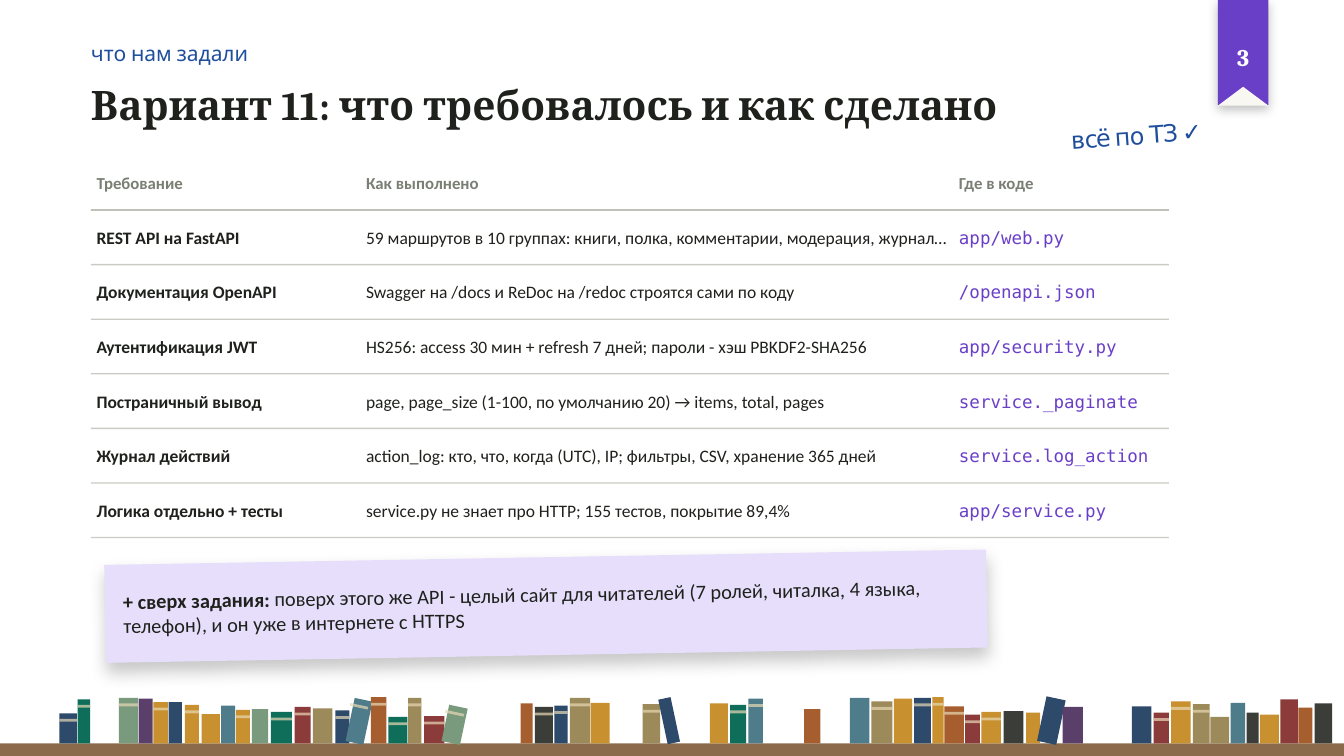
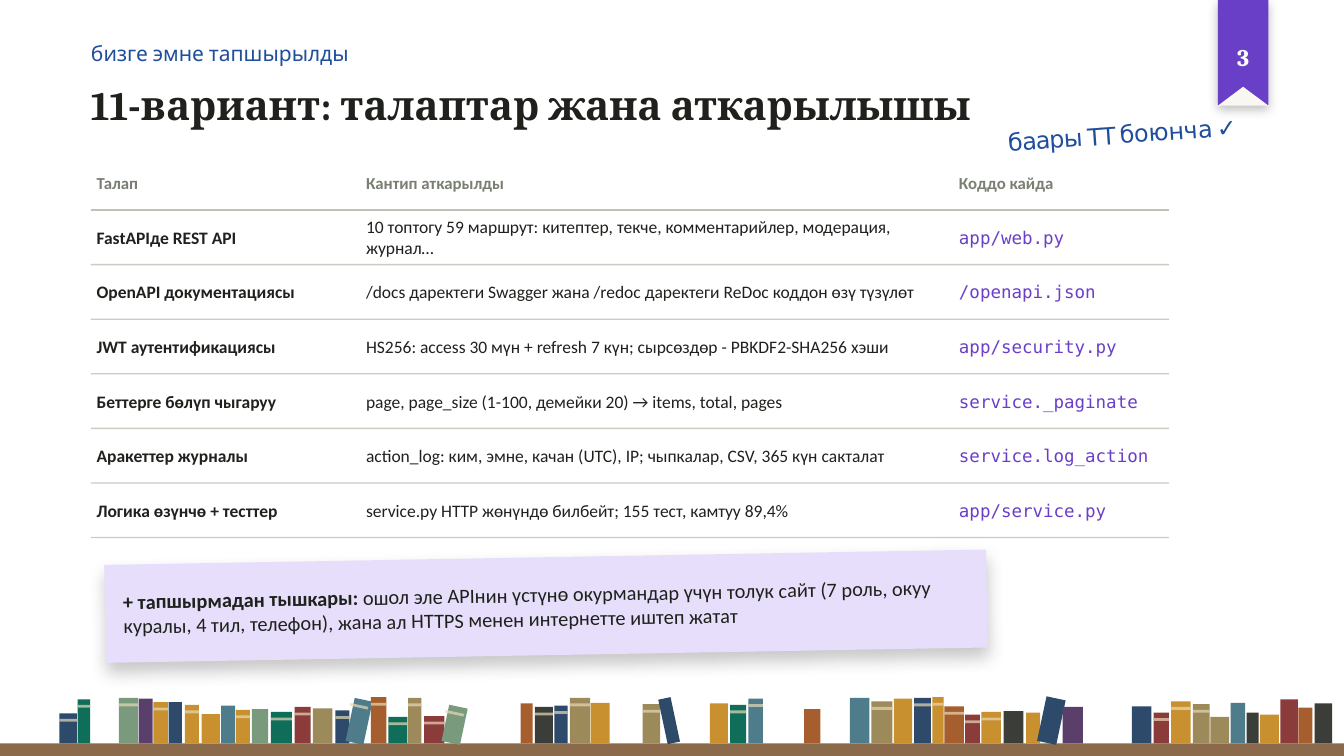
Before and after one commit to Kioku-0/oqu, a slide deck: slide 3 of Для_сдачи/2_Презентации/Оқу_предзащита_рус-кыр.pptx. Drawn at 1344x756 pixels with LibreOffice and Linux fonts; fonts in the diff are those of the drawing; background and template pictures are left out. Boxes give left, top, right and bottom in pixels: in the first picture for what was removed or moved away, otherwise in the second. Text is boxed around its words. In the diff, an @@ line names an element or a change of style, - is before the commit and + after.

Commit message:
Кыргызская версия презентации: весь текст слайдов на кыргызском
Словарь slides_ky.py: заголовки, карточки, таблицы, пометки и стикеры; название на слайдах - «Окуу». Речь Хадизат в заметках - на кыргызском, речь Мұхана - на русском.

```diff
--- a/Для_сдачи/2_Презентации/Оқу_предзащита_рус-кыр.pptx
+++ b/Для_сдачи/2_Презентации/Оқу_предзащита_рус-кыр.pptx
@@ text at [91, 45, 349, 66]: text changed @@
-что нам задали
+бизге эмне тапшырылды
@@ text at [91, 93, 971, 130]: text changed @@
-Вариант 11: что требовалось и как сделано
+11-вариант: талаптар жана аткарылышы
@@ text at [1009, 126, 1116, 153]: text changed @@
-всё по ТЗ ✓
+баары ТТ боюнча ✓
@@ text at [97, 178, 139, 189]: text changed @@
-Требование
+Талап
@@ text at [366, 178, 504, 192]: text changed @@
-Как выполнено
+Кантип аткарылды
@@ text at [959, 177, 1054, 192]: text changed @@
-Где в коде
+Коддо кайда
@@ text at [97, 232, 237, 247]: text changed @@
-REST API на FastAPI
+FastAPIде REST API
@@ text at [366, 221, 891, 257]: text changed @@
-59 маршрутов в 10 группах: книги, полка, комментарии, модерация, журнал…
+10 топтогу 59 маршрут: китептер, текче, комментарийлер, модерация, журнал…
@@ text at [97, 286, 294, 301]: text changed @@
-Документация OpenAPI
+OpenAPI документациясы
@@ text at [366, 286, 914, 301]: text changed @@
-Swagger на /docs и ReDoc на /redoc строятся сами по коду
+/docs даректеги Swagger жана /redoc даректеги ReDoc коддон өзү түзүлөт
@@ text at [97, 341, 276, 356]: text changed @@
-Аутентификация JWT
+JWT аутентификациясы
@@ text at [366, 341, 889, 356]: text changed @@
-HS256: access 30 мин + refresh 7 дней; пароли - хэш PBKDF2-SHA256
+HS256: access 30 мүн + refresh 7 күн; сырсөздөр - PBKDF2-SHA256 хэши
@@ text at [97, 396, 276, 411]: text changed @@
-Постраничный вывод
+Беттерге бөлүп чыгаруу
@@ text at [366, 395, 782, 411]: text changed @@
-page, page_size (1-100, по умолчанию 20) → items, total, pages
+page, page_size (1-100, демейки 20) → items, total, pages
@@ text at [366, 449, 885, 465]: text changed @@
-action_log: кто, что, когда (UTC), IP; фильтры, CSV, хранение 365 дней
+action_log: ким, эмне, качан (UTC), IP; чыпкалар, CSV, 365 күн сакталат
@@ text at [97, 450, 248, 465]: text changed @@
-Журнал действий
+Аракеттер журналы
@@ text at [97, 505, 277, 520]: text changed @@
-Логика отдельно + тесты
+Логика өзүнчө + тесттер
@@ text at [366, 505, 788, 520]: text changed @@
-service.py не знает про HTTP; 155 тестов, покрытие 89,4%
+service.py HTTP жөнүндө билбейт; 155 тест, камтуу 89,4%
@@ text in rectangle at [124, 589, 723, 637]: text changed @@
-+ сверх задания: поверх этого же API - целый сайт для читателей (7 ролей, читалка, 4 языка, телефон), и он уже в интернете с HTTPS
++ тапшырмадан тышкары: ошол эле APIнин үстүнө окурмандар үчүн толук сайт (7 роль, окуу куралы, 4 тил, телефон), жана ал HTTPS менен интернетте иштеп жатат
```
Also in this commit, not shown: 8 other slides changed, 3 slides added, 3 slides removed, 4 other files.
